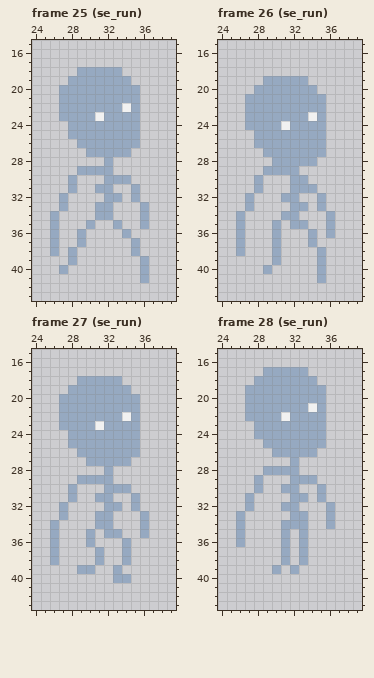
Two states of a pixel-art file, Assets/Sprites/Enemy/Skeleton.aseprite. The first picture shows the starting point.
64x64 pixels, 70 frames. Shown: frame 25 (se_run): x 24..39, y 15..43; frame 26 (se_run): x 24..39, y 15..43; frame 27 (se_run): x 24..39, y 15..43; frame 28 (se_run): x 24..39, y 15..43. The commit also changed other frames, which this record leaves out.
Once edited:
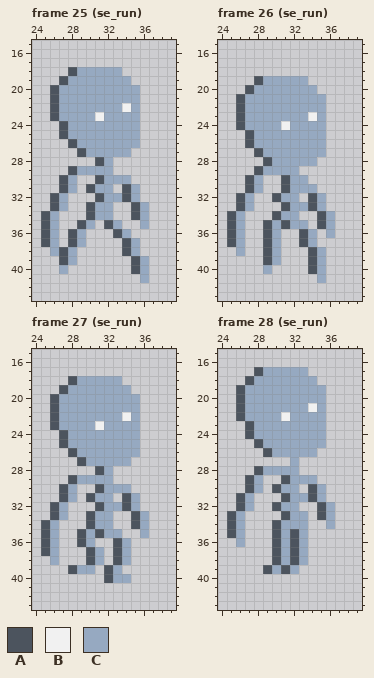
Palette (. is transparent): A #4c545e  B #f1f1f1  C #96a9c1
From old to new:
Frame 25 (se_run), layers "Head", "Body":
There is now colour A in row 18 at x 28; in row 19 at x 27; in rows 20 to 23 at x 26; in rows 24 to 25 at x 27; in row 26 at x 28; in row 27 at x 29.
There is now colour A in row 28 at x 31; in row 29 at x 28; in row 30 at x 27 and 31; in row 31 at x 27, 30 and 34; in row 32 at x 26, 31 and 34; in row 33 at x 26, 30 and 35.
There is now colour A in row 34 at x 25, 30 and 35; in row 35 at x 25, 29 and 32; in row 36 at x 25, 28 and 33; in row 37 at x 25, 28 and 34; in row 38 at x 27 and 34; in row 39 at x 27 and 35.
There is now colour A in row 40 at x 35.
Frame 26 (se_run), layers "Head", "Body":
There is now colour A in row 19 at x 28; in row 20 at x 27; in rows 21 to 24 at x 26; in rows 25 to 26 at x 27; in row 27 at x 28; in row 28 at x 29.
There is now colour A in row 29 at x 28; in rows 30 to 31 at x 27 and 31; in row 32 at x 26, 30 and 34; in row 33 at x 26, 31 and 34; in row 34 at x 25, 30 and 35; in row 35 at x 25, 29, 31 and 35.
There is now colour A in rows 36 to 37 at x 25, 29 and 33; in rows 38 to 39 at x 29 and 34; in row 40 at x 34.
Frame 27 (se_run), layers "Head", "Body":
There is now colour A in row 18 at x 28; in row 19 at x 27; in rows 20 to 23 at x 26; in rows 24 to 25 at x 27; in row 26 at x 28; in row 27 at x 29.
There is now colour A in row 28 at x 31; in row 29 at x 28; in row 30 at x 27 and 31; in row 31 at x 27, 30 and 34; in row 32 at x 26, 31 and 34; in row 33 at x 26, 30 and 35.
There is now colour A in row 34 at x 25, 30 and 35; in row 35 at x 25, 29 and 31; in row 36 at x 25, 29 and 33; in row 37 at x 25, 30 and 33; in row 38 at x 30 and 33; in row 39 at x 28 and 32.
There is now colour A in row 40 at x 32.
Frame 28 (se_run), layers "Head", "Body":
There is now colour A in row 17 at x 28; in row 18 at x 27; in rows 19 to 22 at x 26; in rows 23 to 24 at x 27; in row 25 at x 28; in row 26 at x 29.
There is now colour A in row 28 at x 28; in row 29 at x 27 and 31; in row 30 at x 27, 30 and 34; in row 31 at x 26, 31 and 34; in row 32 at x 26, 30 and 35; in row 33 at x 25, 31 and 35.
There is now colour A in row 34 at x 25 and 30; in row 35 at x 25, 30 and 32; in rows 36 to 38 at x 30 and 32; in row 39 at x 29 and 31.
